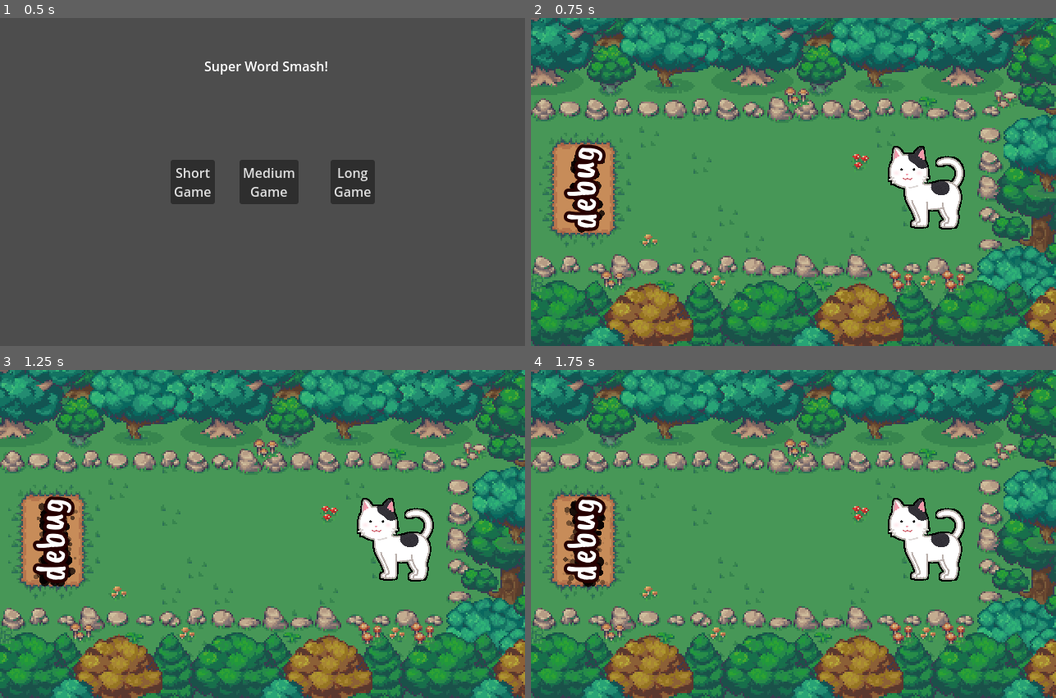
Above: before the commit, frames 1-4 (two rows, left to right).
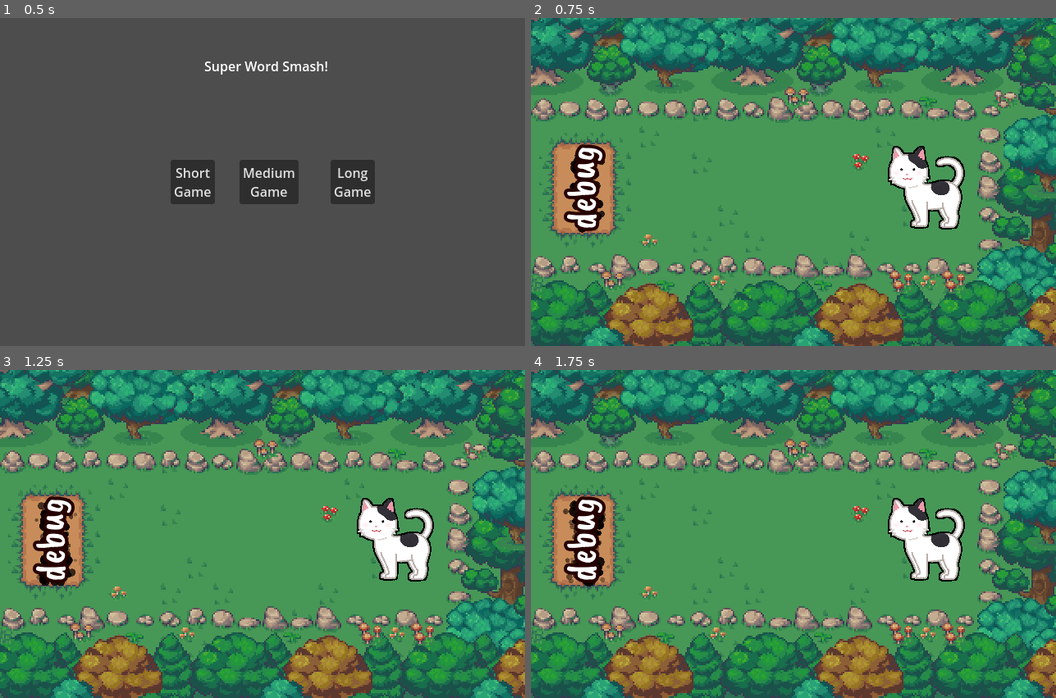
Above: after the commit, the same moments.

Repository: ozbonus/super_word_smash
Game: Godot game, scene res://GameManager.tscn
Two runs of this game, one before a commit and one after it. Both use one fixed random seed, a clock stepped at 60 frames per second and the inputs below.
Inputs:
- Up to frame 1 (0.5 s): no input
- Up to frame 2 (0.75 s): click "Short Game" at 0.5 s
- Up to frame 3 (1.25 s): no input
- Up to frame 4 (1.75 s): no input

Frame 1 is identical in both runs. In frame 2, less than 0.1% of the frame differs, in the area x 7-15%, y 41-66%; in frame 3, 0.1%; in frame 4, 0.2%, in the area x 6-15%, y 38-67%.

Commit message:
Ensure particles look normal during success state.

Diff:
--- a/components/goal_label.gd
+++ b/components/goal_label.gd
@@ -1,13 +1,19 @@
 extends Node2D
-
 @onready var particles: CPUParticles2D = $Particles
 
 
-# Called when the node enters the scene tree for the first time.
 func _ready():
-	$Particles.process_mode = Node.PROCESS_MODE_ALWAYS
+	GameStateService.game_state.connect(_on_game_state_change)
 
 
-# Called every frame. 'delta' is the elapsed time since the previous frame.
-func _process(delta):
-	pass
+func _on_game_state_change(state) -> void:
+	# I don't want the particles to be affected by the engine time scale slowdown
+	# during the success state, so this method adjusts the sprite emitter's speed
+	# to compensate. It's necessary to wait for a frame ensure that the engine
+	# time scale already been set to the slower speed.
+	match state:
+		Constants.GameState.SUCCESS:
+			await get_tree().process_frame
+			particles.speed_scale = 1.0 / Engine.time_scale
+		_:
+			particles.speed_scale = 1.0
--- a/components/goal_label.tscn
+++ b/components/goal_label.tscn
@@ -23,8 +23,8 @@
 direction = Vector2(0, 0)
 spread = 180.0
 gravity = Vector2(0, 0)
-initial_velocity_min = 8.0
-initial_velocity_max = 10.0
+initial_velocity_min = 4.0
+initial_velocity_max = 4.0
 orbit_velocity_min = -0.1
 orbit_velocity_max = 0.1
 scale_amount_min = 0.2
